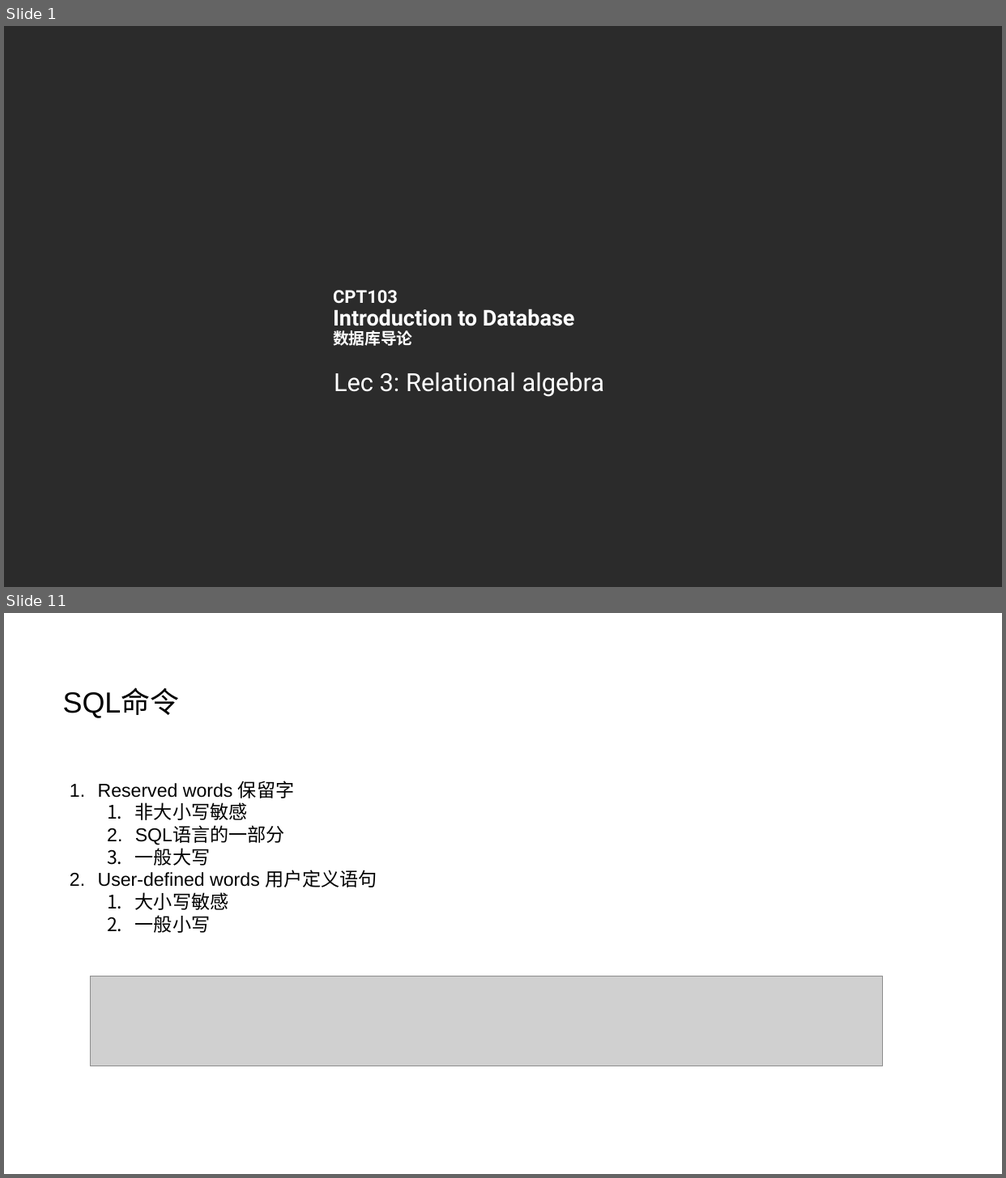
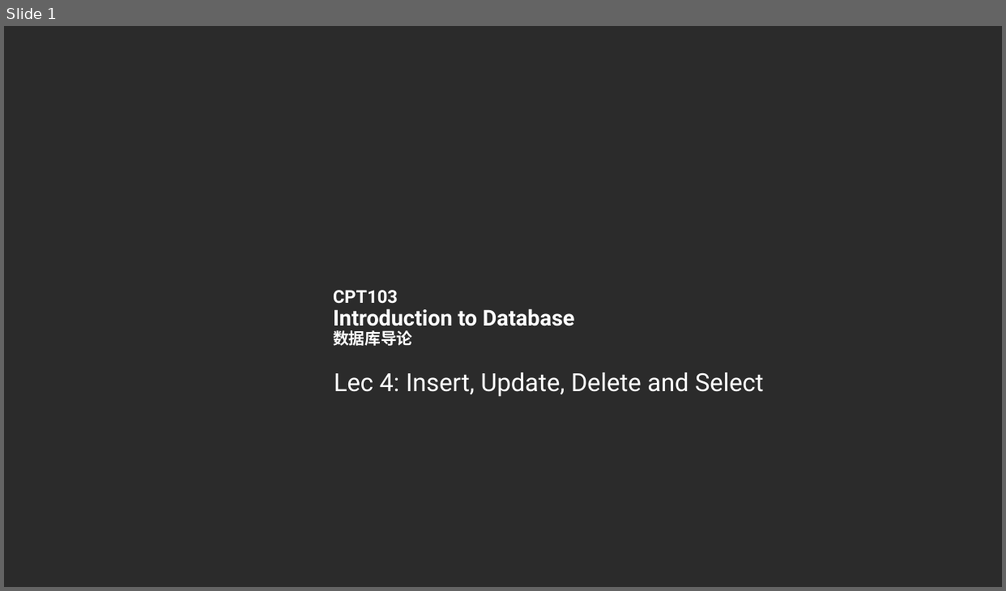
Before and after one commit to FawcettSimiyu/CPT103-Files, a slide deck: Presentation/Lec4/CPT103_Lec4.pptx. Shown one above the other, each under a label of ours: slides 1 and 11 before the commit, slide 1 after it; the slides between them are not shown. The pictures are 1006x1178 and 1006x591 pixels, drawn with LibreOffice and Linux fonts; fonts in the diff are those of the drawing; grey boxes stand for pictures; background and template pictures are left out; a plain dark background stands for a picture behind light text. Boxes give left, top, right and bottom in pixels: in the first picture for what was removed or moved away, otherwise in the second. Text is boxed around its words. In the diff, an @@ line names an element or a change of style, - is before the commit and + after.

```diff
--- a/Presentation/Lec4/CPT103_Lec4.pptx
+++ b/Presentation/Lec4/CPT103_Lec4.pptx
@@ slide 11 removed at (4,613,1002,1174), background #FFFFFF @@
@@ text removed at (63,690,180,718) @@
-SQL命令
@@ text removed at (98,781,377,933) @@
-1. Reserved words 保留字
-  1. 非大小写敏感
-  2. SQL语言的一部分
-  3. 一般大写
-2. User-defined words 用户定义语句
-  1. 大小写敏感
-  2. 一般小写
@@ picture removed at (90,976,882,1067) @@
@@ slide 1 changed as well @@
@@ text at (334,373,764,397): text changed @@
-Lec 3: Relational algebra
+Lec 4: Insert, Update, Delete and Select
```
Also in this commit, not shown: 3 slides added, 31 other slides removed, 4 other files.
